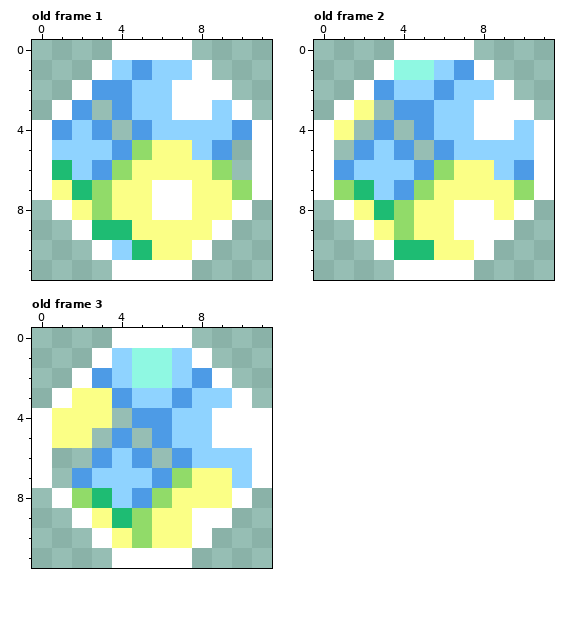
Edited in one commit: pixel-art file (games/Phaser-Snake-Game/public/assets/sprites/atomicPickup01.aseprite). The picture above was drawn from the file before the commit.
12x12 pixels, 22 frames. Colours within 5 levels of each other are drawn and written as one. Shown: old frame 1, old frame 2, old frame 3. The commit also changed other frames, which this record leaves out.
Once edited:
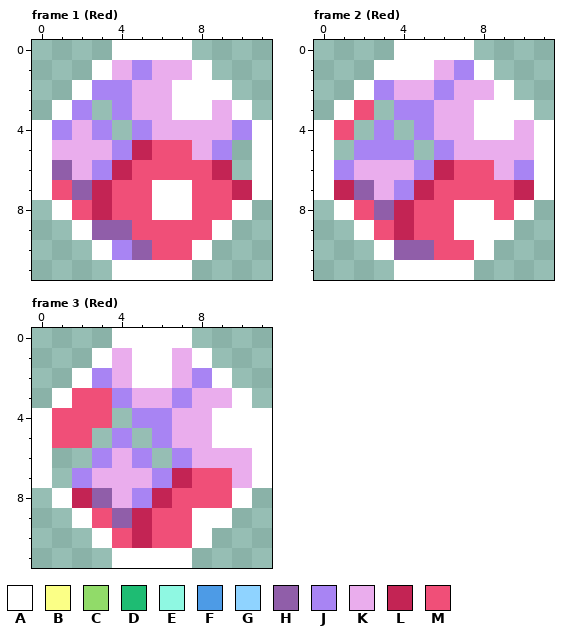
Palette (. is transparent): A #ffffff  B #fbff86  C #91db69  D #1ebc73  E #8ff8e2  F #4d9be6  G #8fd3ff  H #905ea9  J #a884f3  K #eaaded  L #c32454  M #f04f78
A new or re-ordered frame is compared with the old frame closest to it.
The edit:
frames 22 -> 24
Changed rows in their new state; - is an unchanged pixel.
Frame 1 (Red) is new; against old frame 1, layer "bg fill":
first column x 1:
 1 ---KJKK---
 2 --JJKK----
 3 -J-JKK--K-
 4 JKJ-JKKKKJ
 5 KKKJLMMKJ-
 6 HKJLMMMML-
 7 MHLMM--MML
 8 -MLMM--MM-
 9 --HHMMMM--
10 ---JHMM---
Frame 2 (Red) is new; against old frame 2, layer "bg fill":
first column x 1:
 1 ---AAKJ---
 2 --JKKJKK--
 3 -M-JJKK---
 4 M-J-JKK--K
 5 -JJJ-JKKKK
 6 JKKKJLMMKJ
 7 LHKJLMMMML
 8 -MHLMM--M-
 9 --MLMM----
10 ---HHMM---
Frame 3 (Red) is new; against old frame 3, layer "bg fill":
first column x 1:
 1 ---KAAK---
 2 --JKAAKJ--
 3 -MMJKKJKK-
 4 MMM-JJKK--
 5 MM-J-JKK--
 6 --JKJ-JKKK
 7 -JKKKJLMMK
 8 -LHKJLMMM-
 9 --MHLMM---
10 ---MLMM---
Changed places in both pictures, as pixel boxes (x1, y1, x2, y2):
changed: (52, 60, 252, 260)
changed: (334, 60, 534, 260)
changed: (52, 348, 252, 548)
